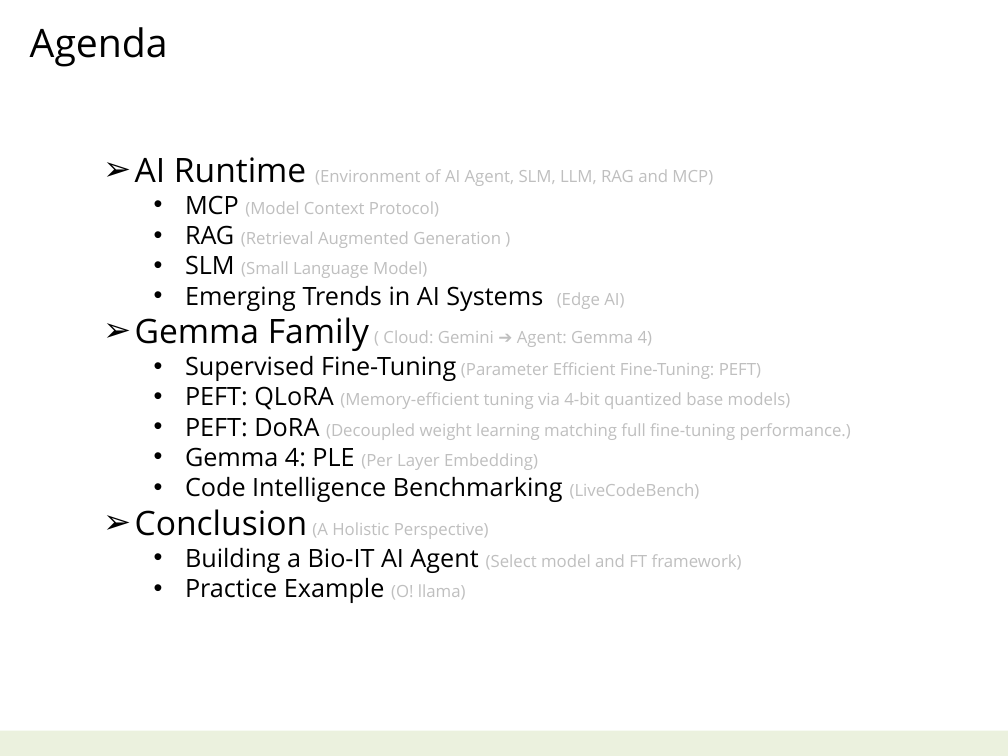
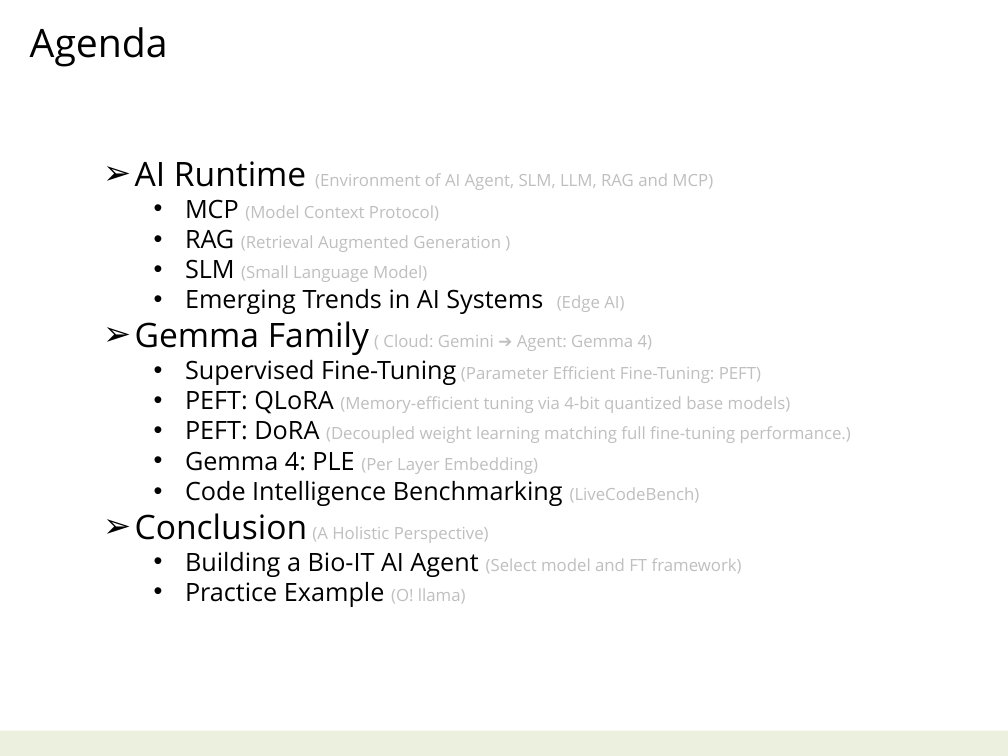
Before and after one commit to navibator/crazy-ai, a slide deck: slide 2 of ai-gemma.pptx. Drawn at 1008x756 pixels with LibreOffice and Linux fonts; fonts in the diff are those of the drawing. Boxes give left, top, right and bottom in pixels: in the first picture for what was removed or moved away, otherwise in the second. Text is boxed around its words. In the diff, an @@ line names an element or a change of style, - is before the commit and + after.

```diff
--- a/ai-gemma.pptx
+++ b/ai-gemma.pptx
@@ text "AI Runtime (Environment of AI ...": place and size @@
-text "AI Runtime (Environment of AI ..." at [135, 157, 851, 603]
+text "AI Runtime (Environment of AI ..." at [135, 161, 851, 607]
```
Also in this commit, not shown: 1 other slide changed, 2 slides added, 3 slides removed, 1 other file.
